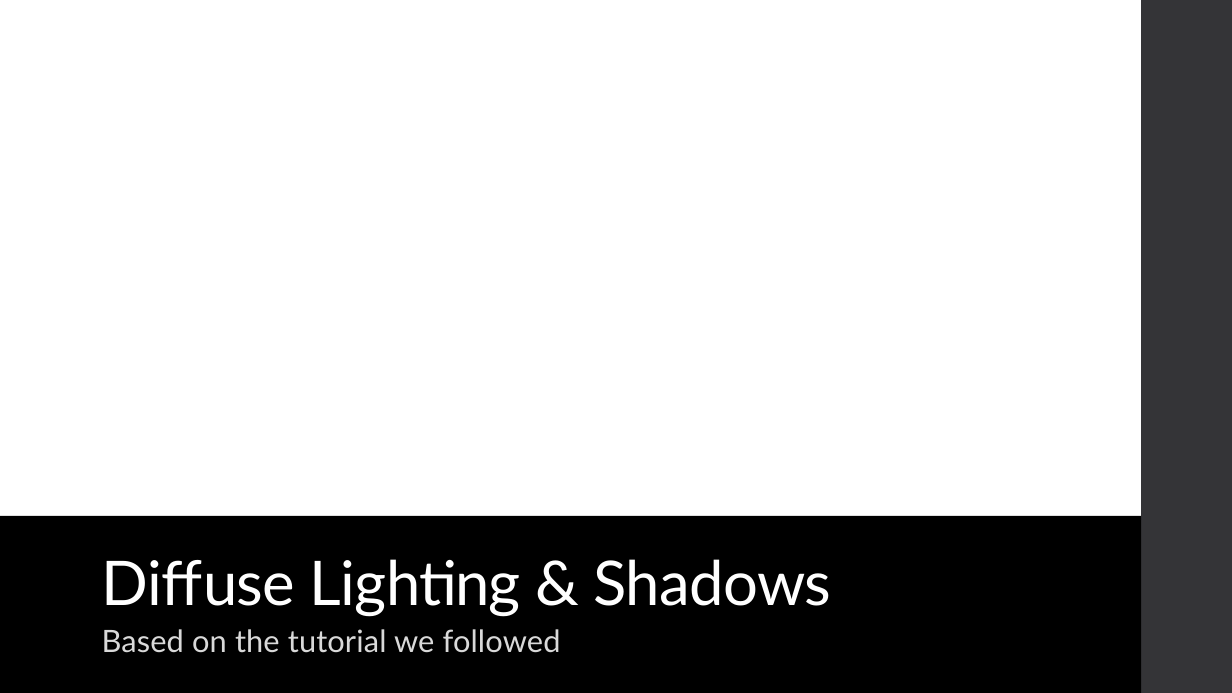
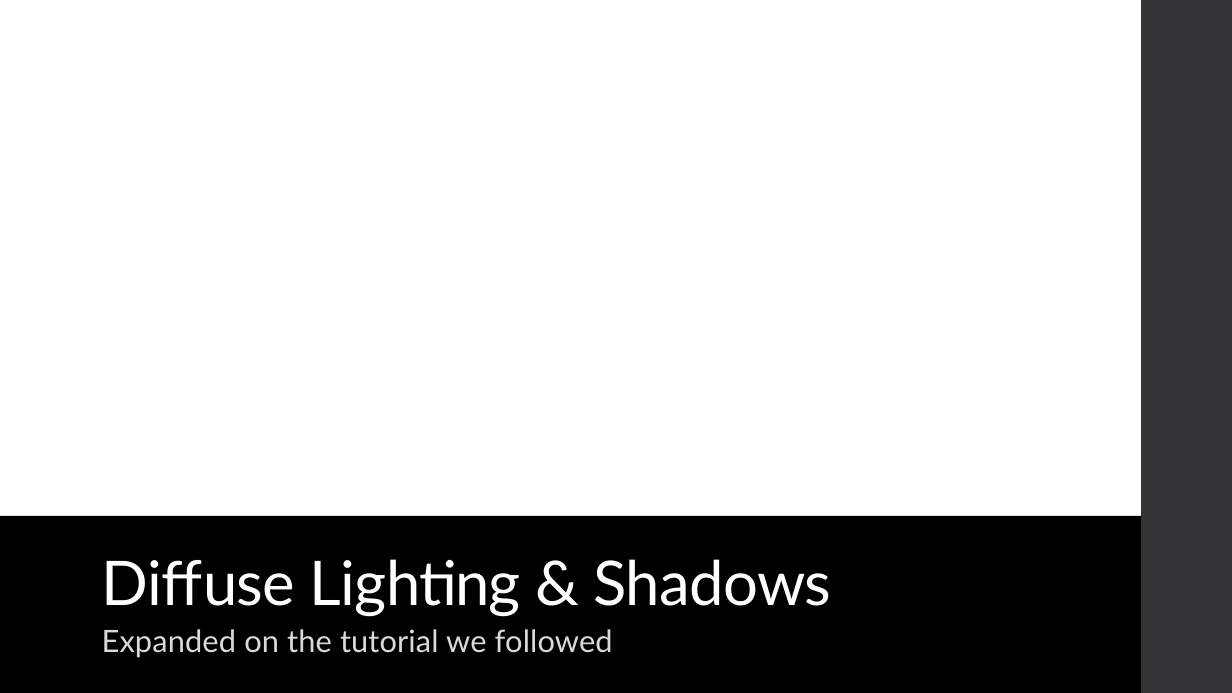
Before and after one commit to sandint2011/mc-shader-exploration, a slide deck: slide 4 of Final Presentation Tucker-Spencer.pptx. Drawn at 1232x693 pixels with LibreOffice and Linux fonts; fonts in the diff are those of the drawing. Boxes give left, top, right and bottom in pixels: in the first picture for what was removed or moved away, otherwise in the second. Text is boxed around its words. In the diff, an @@ line names an element or a change of style, - is before the commit and + after.

Commit message:
Update powerpoint and readme with entity lighting fix

```diff
--- a/Final Presentation Tucker-Spencer.pptx
+++ b/Final Presentation Tucker-Spencer.pptx
@@ text at (102, 629, 613, 658): text changed @@
-Based on the tutorial we followed
+Expanded on the tutorial we followed
```
Also in this commit, not shown: 1 other file.
